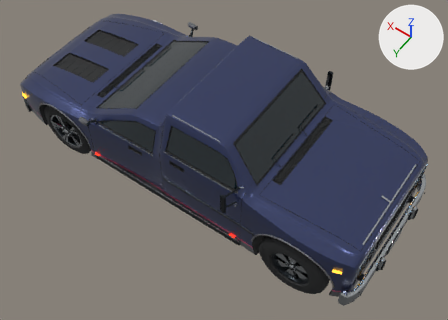
An edit to the glTF model godot/assets/vehicles/models/nightshift/lod/nightshift_blueprint_LOD1.glb, drawn before and after from the same camera.
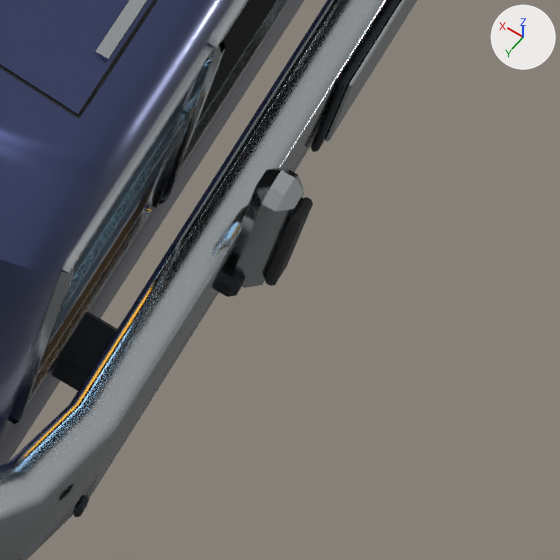
The first picture shows the older version from a camera (50 mm lens) standing at (-3.01, 4.01, 6.46) and looking at (-0.29, 0.2, 0.48). The close-ups show the older and then the newer version on the part from 79% to 92% of the width and 75% to 94% of the height of that picture. Only the edits that show in the close-ups are written down. Every picture has the same lights, and +X, +Y and +Z are marked at upper right. Where no turn or scale is listed for an object, it has been applied to the vertices. Vertices at exactly the same position are counted once.

In view in the first close-up: 'Body_NightshiftShell.001', 'Detail_BrushedMetal', 'Detail_Gunmetal', 'Detail_Rubber'.
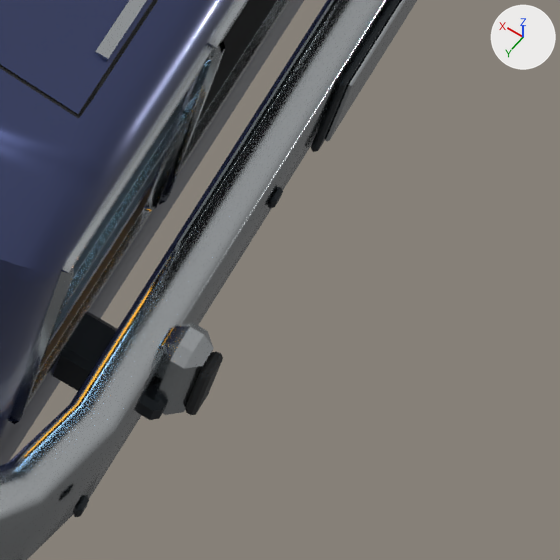
Where the newer file only moved an object's origin or applied its transform, the numbers keep the older frame.

The change, as a list of edits to the scene's bpy script:
```text
Change me_detail_brushedmetal_mesh:
    where me_detail_brushedmetal_mesh.from_pydata(...)  # 1416 vertices, 2724 faces; spans x -2.53..2.6, y -1.0..1.0, z 0.31..1.61
    used by ob_detail_brushedmetal; location = (0.0, 0.0, 0.0)
    me_detail_brushedmetal_mesh part 1: the loose piece of 24 vertices spanning x -2.53..-2.48, y 0.37..0.43, z 0.41..0.63 is scaled about its middle by (1, 1, 0.65), then moved by (0.0, 0.2, -0.04)
Change me_detail_gunmetal_mesh:
    where me_detail_gunmetal_mesh.from_pydata(...)  # 784 vertices, 1456 faces; spans x -0.1..5.22, y -0.5..1.74, z -0.21..0.86
    used by ob_detail_gunmetal; location = (-2.405, -0.62, 0.43)
    me_detail_gunmetal_mesh part 2: the loose piece of 24 vertices spanning x -0.1..-0.01, y 0.97..1.06, z -0.02..0.02 is moved by (0.0, 0.2, 0.0)
Change me_detail_rubber_mesh:
    used by ob_detail_rubber; location = (-2.537, -0.4, 0.52)
    remove me_detail_rubber_mesh.from_pydata(...)  # 168 vertices, 308 faces; spans x -0.01..5.37, y -0.22..0.86, z -0.26..0.71
    add me_detail_rubber_mesh.from_pydata(...)  # 168 vertices, 308 faces; spans x -0.01..5.37, y -0.22..1.02, z -0.26..0.71
    me_detail_rubber_mesh part 3: the loose piece of 24 vertices spanning x -0.01..0.01, y 0.78..0.82, z -0.08..0.08 is scaled about its middle by (1, 1, 0.612), then moved by (0.0, 0.2, -0.04)
    other edits to the shape of me_detail_rubber_mesh do not show in these pictures
```

What differs and where, as boxes (x1, y1, x2, y2) in the close-ups (560 x 560 px; the box of a moved part takes in the faces that stretch with it):
'Detail_Rubber', reshaped
    before: (265, 197, 313, 286)
    after: (185, 352, 223, 415)
part 1 of me_detail_brushedmetal_mesh, moved or reshaped
    before: (230, 167, 305, 288)
    after: (152, 323, 214, 415)
part 2 of me_detail_gunmetal_mesh, moved or reshaped
    before: (215, 261, 243, 297)
    after: (137, 385, 165, 420)
